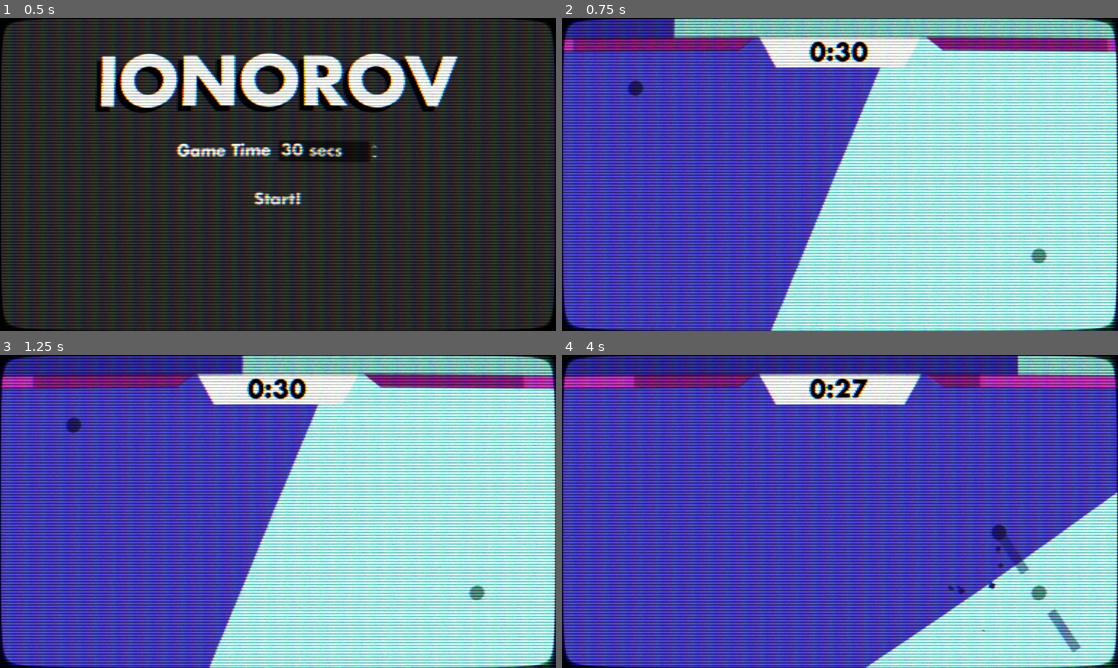
Above: before the commit, frames 1-4 (two rows, left to right).
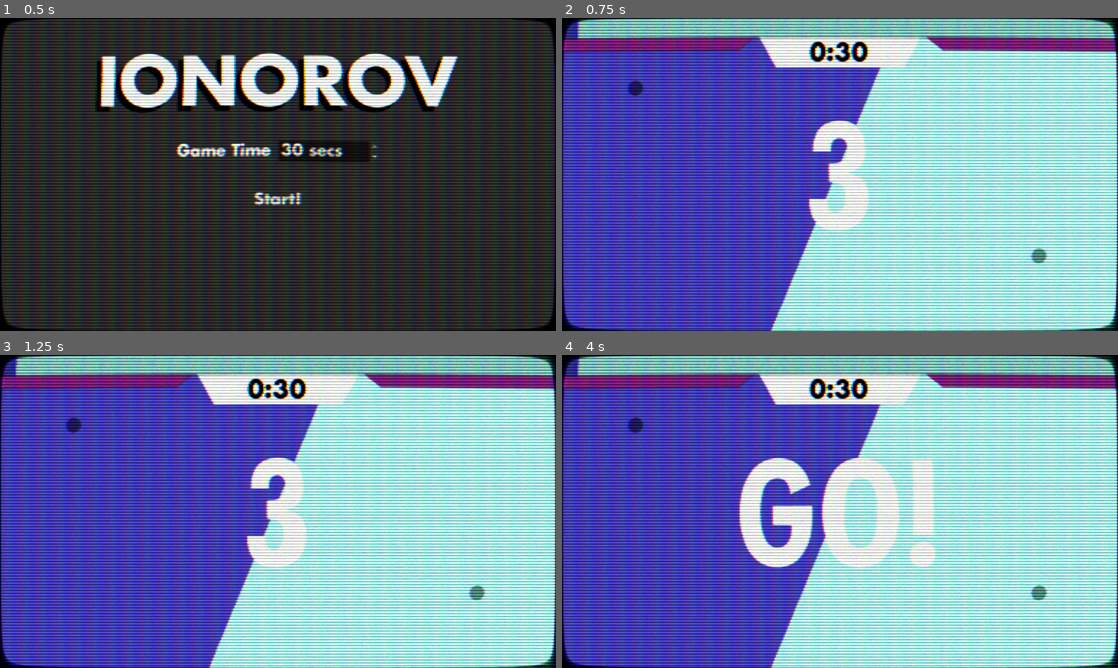
Above: after the commit, the same moments.

Repository: ProgrammingParadox/voronoi-game
Game: Godot game, scene res://scenes/char_select.tscn
Two runs of this game, one before a commit and one after it. Both use one fixed random seed, a clock stepped at 60 frames per second and the inputs below.
Inputs (mouse positions are in pixels of both pictures, inside the frame that each line leads up to):
- Up to frame 1 (0.5 s): no input
- Up to frame 2 (0.75 s): click "Start!" at 0.5 s
- Up to frame 3 (1.25 s): no input
- Up to frame 4 (4 s): tap Enter at 1.25 s; move the mouse to (962, 495) at 1.27 s; hold D (player_1_right) 1.28-2.03 s; tap Q (player_1_plant) at 1.35, 2.85 s; move the mouse to (728, 527) at 2.02 s; hold S (player_1_down) 2.03-2.78 s; tap V (player_1_shoot) at 2.1, 3.6 s; move the mouse to (895, 442) at 2.77 s; hold D (player_1_right) 2.78-3.53 s; move the mouse to (812, 574) at 3.52 s; hold W (player_1_up) from 3.53 s (still down)

Frame 1 is identical in both runs. In frame 2, 3.3% of the frame differs, in the area x 0-100%, y 0-68%; in frame 3, 5.1%; in frame 4, 45%, in the area x 0-100%, y 0-100%.

Commit message:
added countdown

Diff:
--- /dev/null
+++ b/countdown.gd
@@ -0,0 +1,54 @@
+extends Control
+@onready var number = $Label
+var countdown_step = 0
+var timer: Timer
+var done = false
+
+func _ready() -> void:
+	pass
+
+func _show_countdown_number():
+	match countdown_step:
+		0:
+			number.text = "3"
+		1:
+			number.text = "2"
+		2:
+			number.text = "1"
+		3:
+			number.text = "GO!"
+		4:
+			_finish_countdown()
+			return
+
+func _on_timer_timeout():
+	countdown_step += 1
+	_show_countdown_number()
+
+func _finish_countdown():
+		print("Countdown finished, unpausing game")
+		timer.queue_free()
+		hide()
+		get_tree().paused = false
+
+
+# Called every frame. 'delta' is the elapsed time since the previous frame.
+func _process(delta: float) -> void:
+	if not done:
+		process_mode = Node.PROCESS_MODE_ALWAYS
+		show()
+		get_tree().paused = true
+
+		# Create timer for countdown
+		timer = Timer.new()
+		timer.process_mode = Node.PROCESS_MODE_ALWAYS
+		add_child(timer)
+		timer.wait_time = 1.0
+		timer.timeout.connect(_on_timer_timeout)
+
+		# Start countdown
+		_show_countdown_number()
+		timer.start()
+
+		# Animate the scale
+		done = true
--- a/scenes/Game.tscn
+++ b/scenes/Game.tscn
@@ -15,6 +15,7 @@
 [ext_resource type="Shader" uid="uid://byq7vk3sb2gvk" path="res://shaders/energybar.gdshader" id="11_mcffj"]
 [ext_resource type="Texture2D" uid="uid://ckbnasckndfn1" path="res://timer_back.svg" id="13_7ua8r"]
 [ext_resource type="PackedScene" uid="uid://punv6n538xjd" path="res://scenes/victory.tscn" id="14_7ua8r"]
+[ext_resource type="PackedScene" uid="uid://dt00xcnge3jbh" path="res://scenes/countdown.tscn" id="16_y5y3l"]
 
 [sub_resource type="ShaderMaterial" id="ShaderMaterial_q6r6c"]
 shader = ExtResource("1_t88pq")
@@ -105,6 +106,7 @@
 [node name="OwnershipBar" type="TextureRect" parent="."]
 z_index = 5
 material = SubResource("ShaderMaterial_g4kob")
+layout_mode = 0
 offset_right = 1155.0
 offset_bottom = 43.0
 size_flags_horizontal = 3
@@ -114,6 +116,7 @@
 
 [node name="MatchTimer" type="Label" parent="."]
 z_index = 3
+layout_mode = 0
 offset_left = 515.0
 offset_top = 50.0
 offset_right = 640.0
@@ -128,6 +131,7 @@
 
 [node name="EnergyBar1" parent="." node_paths=PackedStringArray("player_reference") instance=ExtResource("10_3xj3m")]
 material = SubResource("ShaderMaterial_2rd6h")
+layout_mode = 0
 offset_top = 39.0
 offset_right = 400.0
 offset_bottom = 69.0
@@ -135,6 +139,7 @@
 
 [node name="EnergyBar2" parent="." node_paths=PackedStringArray("player_reference") instance=ExtResource("10_3xj3m")]
 material = SubResource("ShaderMaterial_3xj3m")
+layout_mode = 0
 offset_left = 755.0
 offset_top = 39.0
 offset_right = 1155.0
@@ -144,6 +149,7 @@
 
 [node name="Timer Background" type="TextureRect" parent="."]
 z_index = 2
+layout_mode = 0
 offset_left = 407.0
 offset_top = 35.0
 offset_right = 748.0
@@ -161,4 +167,7 @@
 [node name="Victory" parent="." instance=ExtResource("14_7ua8r")]
 layout_mode = 1
 
+[node name="Countdown" parent="." instance=ExtResource("16_y5y3l")]
+layout_mode = 1
+
 [connection signal="timeout" from="MatchTimer/Timer" to="MatchTimer" method="_on_timer_timeout"]
--- a/scenes/countdown.tscn
+++ b/scenes/countdown.tscn
@@ -1,3 +1,29 @@
-[gd_scene format=3 uid="uid://baw80gnlh3wg6"]
+[gd_scene load_steps=3 format=3 uid="uid://dt00xcnge3jbh"]
 
-[node name="Countdown" type="Node2D"]
+[ext_resource type="Script" uid="uid://dgeel8mcdmfve" path="res://countdown.gd" id="1_scgq4"]
+[ext_resource type="FontFile" uid="uid://cja1fb78jg8se" path="res://Fonts/futura/Futura Bold font.ttf" id="2_a2sxx"]
+
+[node name="Countdown" type="Control"]
+layout_mode = 3
+anchors_preset = 15
+anchor_right = 1.0
+anchor_bottom = 1.0
+grow_horizontal = 2
+grow_vertical = 2
+script = ExtResource("1_scgq4")
+
+[node name="Label" type="Label" parent="."]
+layout_mode = 1
+anchors_preset = 8
+anchor_left = 0.5
+anchor_top = 0.5
+anchor_right = 0.5
+anchor_bottom = 0.5
+offset_left = -20.0
+offset_top = -11.5
+offset_right = 20.0
+offset_bottom = 11.5
+grow_horizontal = 2
+grow_vertical = 2
+theme_override_fonts/font = ExtResource("2_a2sxx")
+theme_override_font_sizes/font_size = 300
--- a/scenes/match_timer.gd
+++ b/scenes/match_timer.gd
@@ -9,6 +9,7 @@
 
 	screen_size = get_viewport_rect().size
 	position.x = (screen_size.x / 2.0) - (size.x / 2.0)
+
 
 
 # Called every frame. 'delta' is the elapsed time since the previous frame.
Not shown, added: countdown.gd.uid
Not shown: 1 places in scenes/Game.tscn that only renumber resources
